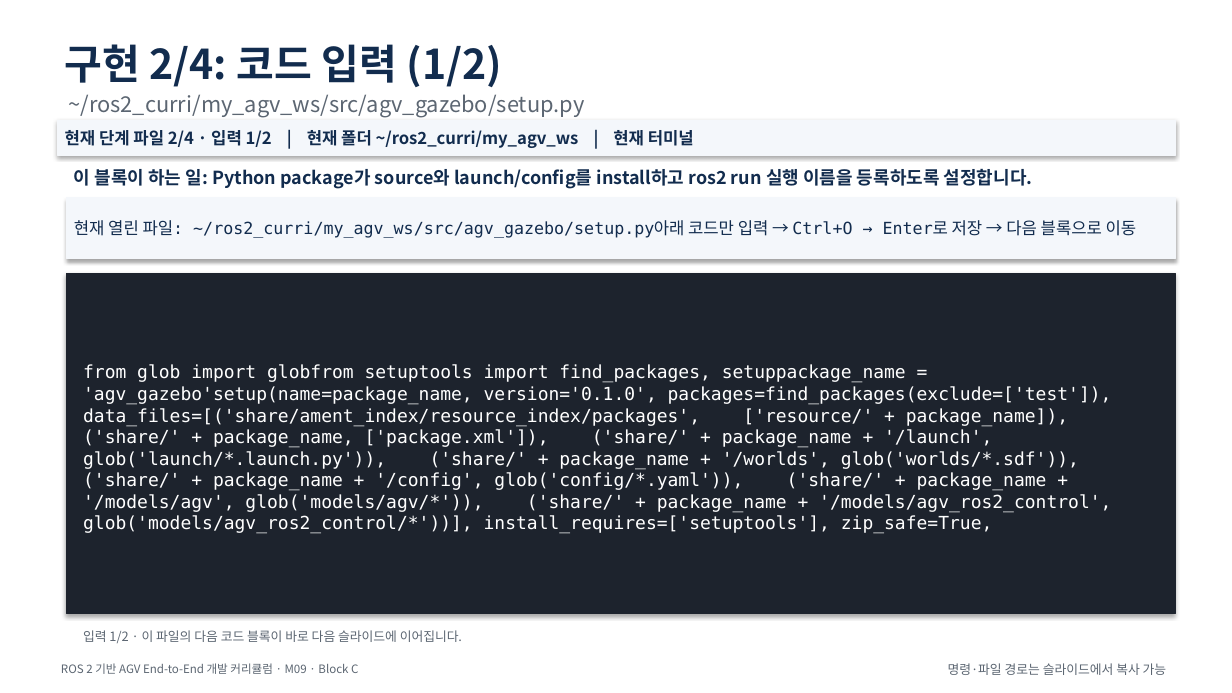
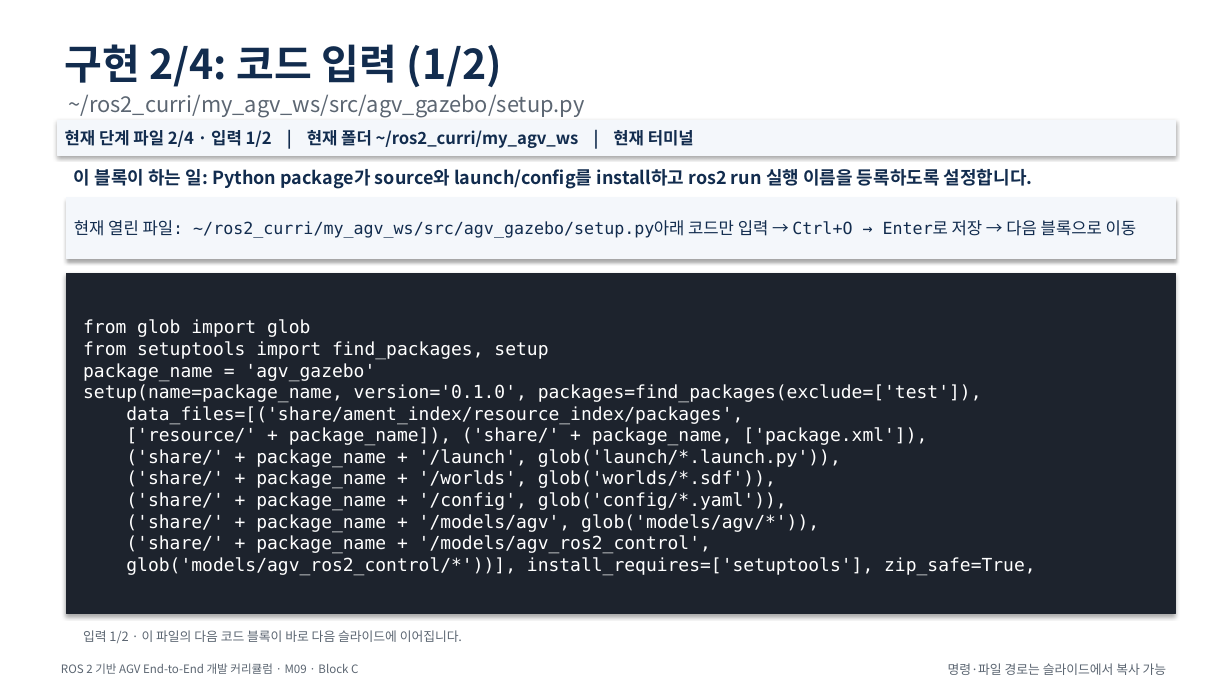
Before and after one commit to choimagon/ros2_curri, a slide deck: slide 24 of blocks/C_drive_visualization/Block_C_M시리즈_통합_따라하기.pptx. Drawn at 1232x693 pixels with LibreOffice and Linux fonts; fonts in the diff are those of the drawing. Boxes give left, top, right and bottom in pixels: in the first picture for what was removed or moved away, otherwise in the second. Text is boxed around its words. In the diff, an @@ line names an element or a change of style, - is before the commit and + after.

```diff
--- a/blocks/C_drive_visualization/Block_C_M시리즈_통합_따라하기.pptx
+++ b/blocks/C_drive_visualization/Block_C_M시리즈_통합_따라하기.pptx
@@ text in rectangle at <box>83,319,1036,576</box>: text changed @@
-from glob import globfrom setuptools import find_packages, setuppackage_name = 'agv_gazebo'setup(name=package_name, version='0.1.0', packages=find_packages(exclude=['test']), data_files=[('share/ament_index/resource_index/packages', ['resource/' + package_name]), ('share/' + package_name, ['package.xml']), ('share/' + package_name + '/launch', glob('launch/*.launch.py')), ('share/' + package_name + '/worlds', glob('worlds/*.sdf')), ('share/' + package_name + '/config', glob('config/*.yaml')), ('share/' + package_name + '/models/agv', glob('models/agv/*')), ('share/' + package_name + '/models/agv_ros2_control', glob('models/agv_ros2_control/*'))], install_requires=['setuptools'], zip_safe=True,
+from glob import glob
+from setuptools import find_packages, setup
+package_name = 'agv_gazebo'
+setup(name=package_name, version='0.1.0', packages=find_packages(exclude=['test']),
+data_files=[('share/ament_index/resource_index/packages',
+['resource/' + package_name]), ('share/' + package_name, ['package.xml']),
+('share/' + package_name + '/launch', glob('launch/*.launch.py')),
+('share/' + package_name + '/worlds', glob('worlds/*.sdf')),
+('share/' + package_name + '/config', glob('config/*.yaml')),
+('share/' + package_name + '/models/agv', glob('models/agv/*')),
+('share/' + package_name + '/models/agv_ros2_control',
+glob('models/agv_ros2_control/*'))], install_requires=['setuptools'], zip_safe=True,
```
Also in this commit, not shown: 59 other slides changed, 4 slides added, 55 other files.
